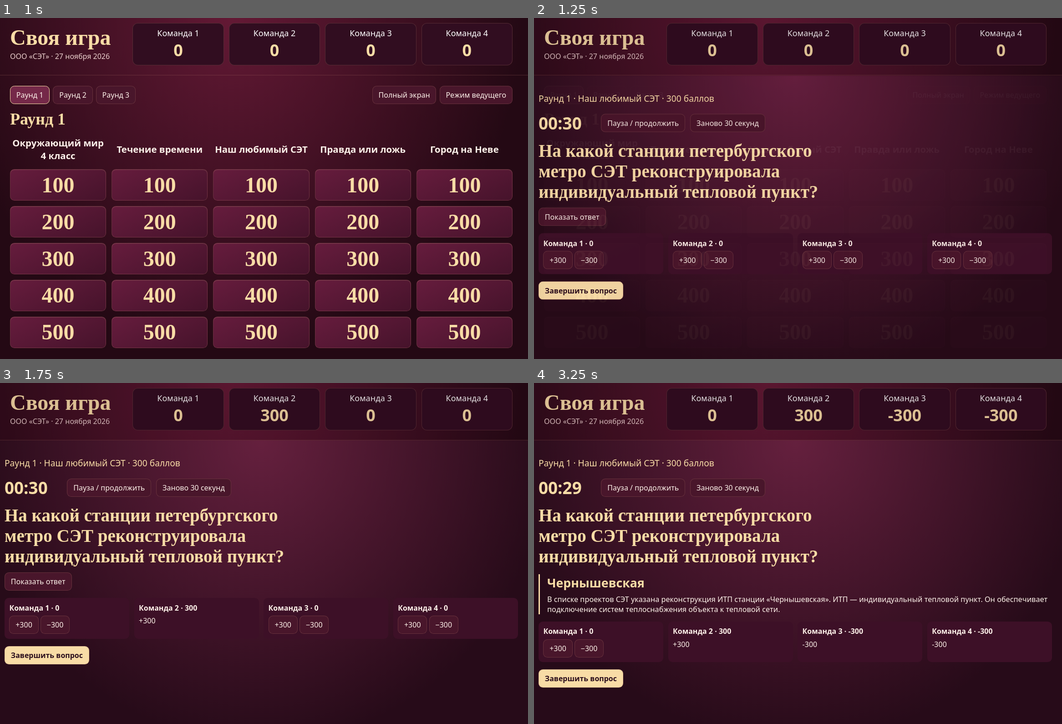
Above: before the commit, frames 1-4 (two rows, left to right).
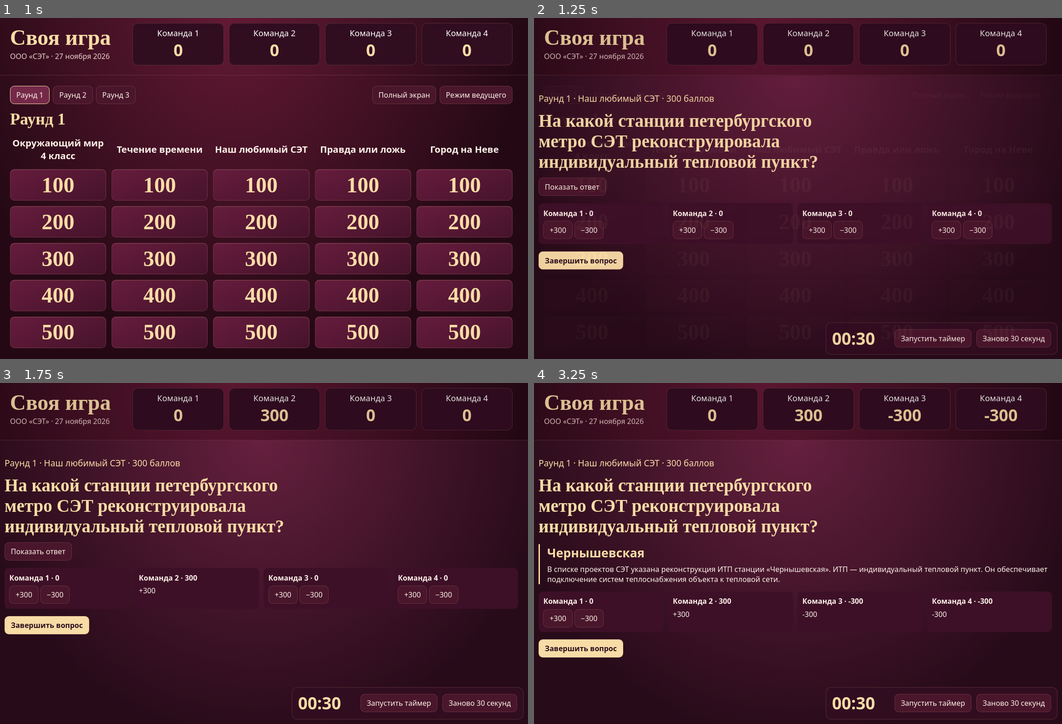
Above: after the commit, the same moments.

Repository: KateMisha/svoya-igra-set
Page: browser page index.html
Same seed, same stepped clock (60 frames per second), same inputs: the page is run once before the commit and once after it.
Inputs (mouse positions are in pixels of both pictures, inside the frame that each line leads up to):
- Up to frame 1 (1 s): click (258, 239) at 0.27 s
- Up to frame 2 (1.25 s): click (792, 263) at 1.07 s
- Up to frame 3 (1.75 s): click "+300" at 1.27 s; click (158, 584) at 1.67 s
- Up to frame 4 (3.25 s): click "Заново 30 секунд" at 1.77 s; click "−300" at 1.87 s; click "Заново 30 секунд" at 2.02 s; click (893, 573) at 2.27 s; click "−300" at 2.47 s; click (871, 648) at 2.87 s; click "Показать ответ" at 3.07 s

Frame 1 is identical in both runs. In frame 2, 9.9% of the frame differs, in the area x 0-100%, y 27-99%; in frame 3, 10%; in frame 4, 11%.

Commit message:
Перенести таймер вниз и включать его вручную

Diff:
--- a/app.js
+++ b/app.js
@@ -1,4 +1,4 @@
-import questions from './questions.js?v=6';
+import questions from './questions.js?v=7';
 import { closest, leaders, award, validSpecial } from './rules.js';
 
 const $ = id => document.getElementById(id);
@@ -129,6 +129,11 @@
   output.textContent=seconds ? '00:'+String(seconds).padStart(2,'0') : 'Время вышло';
   output.classList.toggle('expired',seconds===0);
   if(!seconds && timerDeadline) stopTimer();
+  const button=$('timerPause');
+  if(button) {
+    button.textContent=timerDeadline ? 'Пауза' : timerRemaining===30000 ? 'Запустить таймер' : 'Продолжить';
+    button.disabled=timerRemaining<=0;
+  }
 }
 function startTimer() {
   if(timerDeadline || timerRemaining<=0) return;
@@ -141,7 +146,7 @@
   const topic = names[q.round-1][q.column];
   $('card').innerHTML = `
     <div class="meta">Раунд ${q.round} · ${topic ?? 'Песни 90-х'} · ${q.value} баллов${type?' · '+type:''}</div>
-    <div class="timerbar"><output id="countdown" aria-label="Осталось времени"></output><button id="timerPause">Пауза / продолжить</button><button id="timerReset">Заново 30 секунд</button></div>
+    <div class="timerbar"><output id="countdown" aria-label="Осталось времени"></output><button id="timerPause">Запустить таймер</button><button id="timerReset">Заново 30 секунд</button></div>
     <h2 id="question">${esc(q.question)}</h2>
     ${topic==='Правда или ложь'?'<p class="meta">Правда / Ложь</p>':''}
     ${revealed?`<div class="answer"><strong>${esc(q.answer)}</strong><p>${esc(q.note)}</p></div>`:
@@ -153,7 +158,7 @@
   paintTimer();
 }
 function open(q) {
-  stopTimer();timerRemaining=30000;startTimer();
+  stopTimer();timerRemaining=30000;
   active=q;
   revealed=false;
   renderCard();
@@ -209,7 +214,7 @@
       if(timerDeadline) stopTimer(); else startTimer();
       paintTimer();return;
     case 'timerReset':
-      stopTimer();timerRemaining=30000;startTimer();paintTimer();return;
+      stopTimer();timerRemaining=30000;paintTimer();return;
     case 'host': host=!host;render();return;
     case 'fullscreen':
       try {
--- a/index.html
+++ b/index.html
@@ -3,7 +3,7 @@
 <meta charset="utf-8">
 <meta name="viewport" content="width=device-width, initial-scale=1">
 <title>Своя игра · ООО «СЭТ»</title>
-<link rel="stylesheet" href="./style.css?v=6">
+<link rel="stylesheet" href="./style.css?v=7">
 <header>
   <div class="brand"><h1>Своя игра</h1><span>ООО «СЭТ» · 27 ноября 2026</span></div>
   <div id="teams" class="teams"></div>
@@ -22,5 +22,5 @@
   <div id="board" class="board"></div>
 </main>
 <dialog id="card" aria-labelledby="question"></dialog>
-<script type="module" src="./app.js?v=6"></script>
+<script type="module" src="./app.js?v=7"></script>
 </html>
--- a/style.css
+++ b/style.css
@@ -29,4 +29,4 @@
 .primary{background:var(--gold);color:#290c1b;font-weight:750}.primary:hover:enabled{color:#fff}.actions{justify-content:flex-start}
 @media(max-width:650px){header{flex-direction:column;align-items:stretch;gap:.8rem}.teams{gap:.25rem}.team{padding:.25rem}.controls{grid-template-columns:repeat(2,minmax(0,1fr))}.cell{padding:.3em}}
 
-.timerbar{display:flex;align-items:center;gap:.7rem;flex-wrap:wrap;margin-top:1rem}.timerbar output{font-size:2.3rem; …(115 unchanged characters)…
+dialog{padding-bottom:9rem}.timerbar{position:fixed;right:1.5rem;bottom:1rem;z-index:2;display:flex;align-items:center;gap:.7rem;flex-wrap:wrap;max-width:calc(100vw - 3rem);padding:.6rem .8rem;border:1px solid var(--border);border-radius:.75rem;background:#310d20}.timerbar button{font-size:1rem}.timerbar output{font-size:2.3rem; …(115 unchanged characters)…
